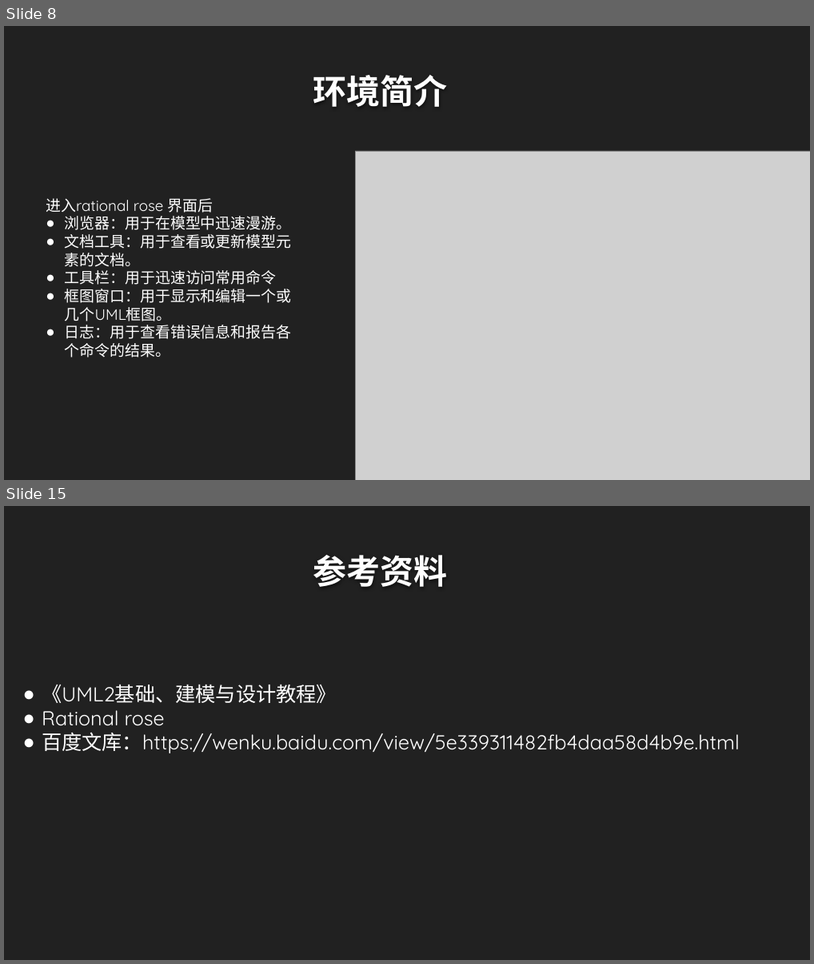
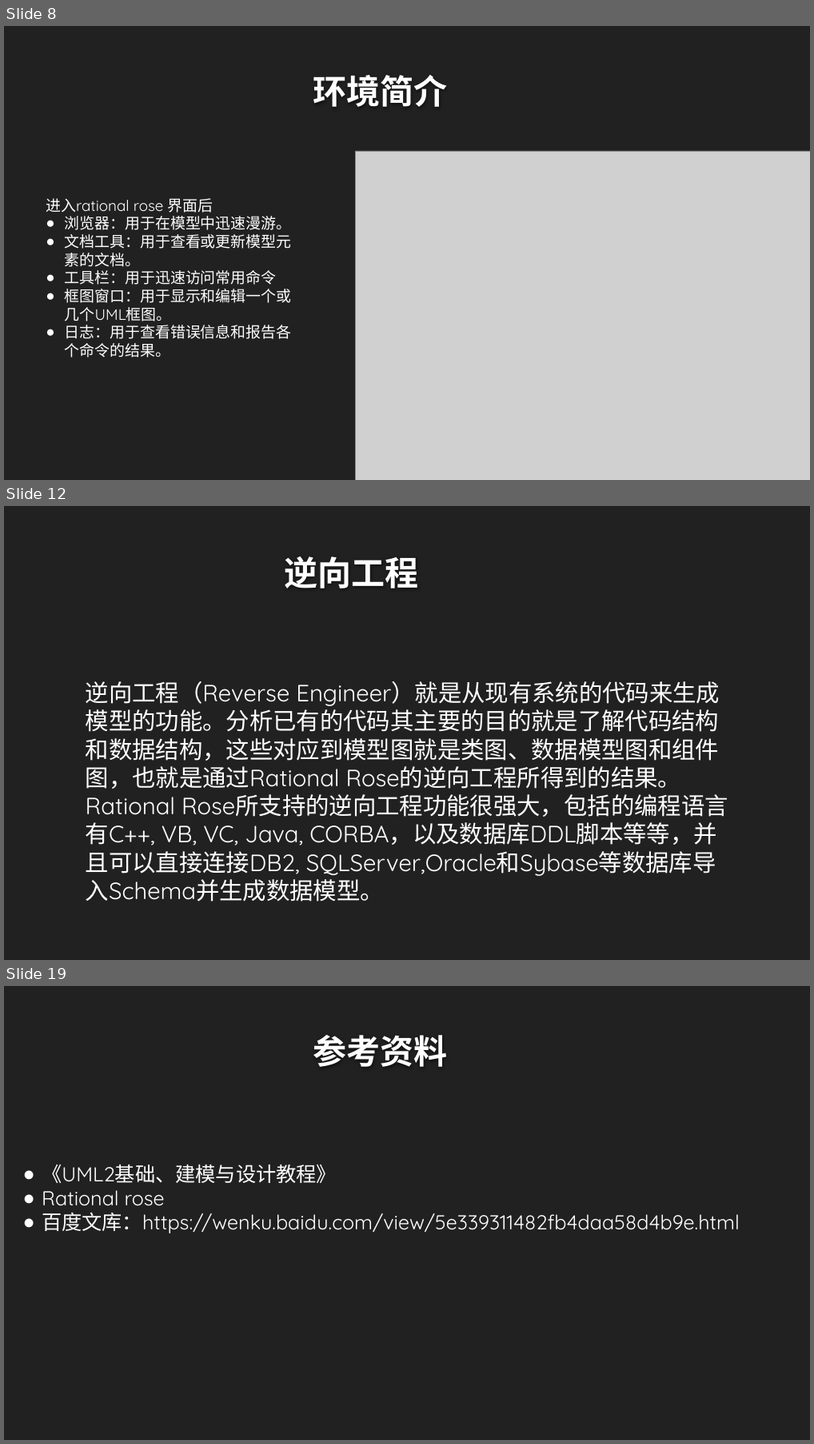
Before and after one commit to twn422/PRD2017, a slide deck: PRD-2017-G24/STW/非受控文件/翻转课堂作业/UML工具：Rational Rose/UML工具：Rational Rose.pptx. Shown one above the other, each under a label of ours: slides 8 and 15 before the commit, slides 8, 12 and 19 after it; the slides between them are not shown. The pictures are 814x964 and 814x1444 pixels, drawn with LibreOffice and Linux fonts; fonts in the diff are those of the drawing; grey boxes stand for pictures; background and template pictures are left out. Boxes give left, top, right and bottom in pixels: in the first picture for what was removed or moved away, otherwise in the second. Text is boxed around its words. In the diff, an @@ line names an element or a change of style, - is before the commit and + after.

```diff
--- a/PRD-2017-G24/STW/非受控文件/翻转课堂作业/UML工具：Rational Rose/UML工具：Rational Rose.pptx
+++ b/PRD-2017-G24/STW/非受控文件/翻转课堂作业/UML工具：Rational Rose/UML工具：Rational Rose.pptx
@@ slide 12 added at [4, 506, 810, 960], background #212121 @@
@@ title added at [285, 556, 419, 588], 40 pt, text #FEFEFE, bold @@
+逆向工程
@@ text added at [86, 681, 729, 901], 28 pt, text #FFFFFF @@
+逆向工程（Reverse Engineer）就是从现有系统的代码来生成模型的功能。分析已有的代码其主要的目的就是了解代码结构和数据结构，这些对应到模型图就是类图、数据模型图和组件图，也就是通过Rational Rose的逆向工程所得到的结果。
+Rational Rose所支持的逆向工程功能很强大，包括的编程语言有C++, VB, VC, Java, CORBA，以及数据库DDL脚本等等，并且可以直接连接DB2, SQLServer,Oracle和Sybase等数据库导入Schema并生成数据模型。
@@ what was slide 15 is now slide 19 @@
```
Also in this commit, not shown: 10 slides changed, 3 other slides added, 1 other file.
